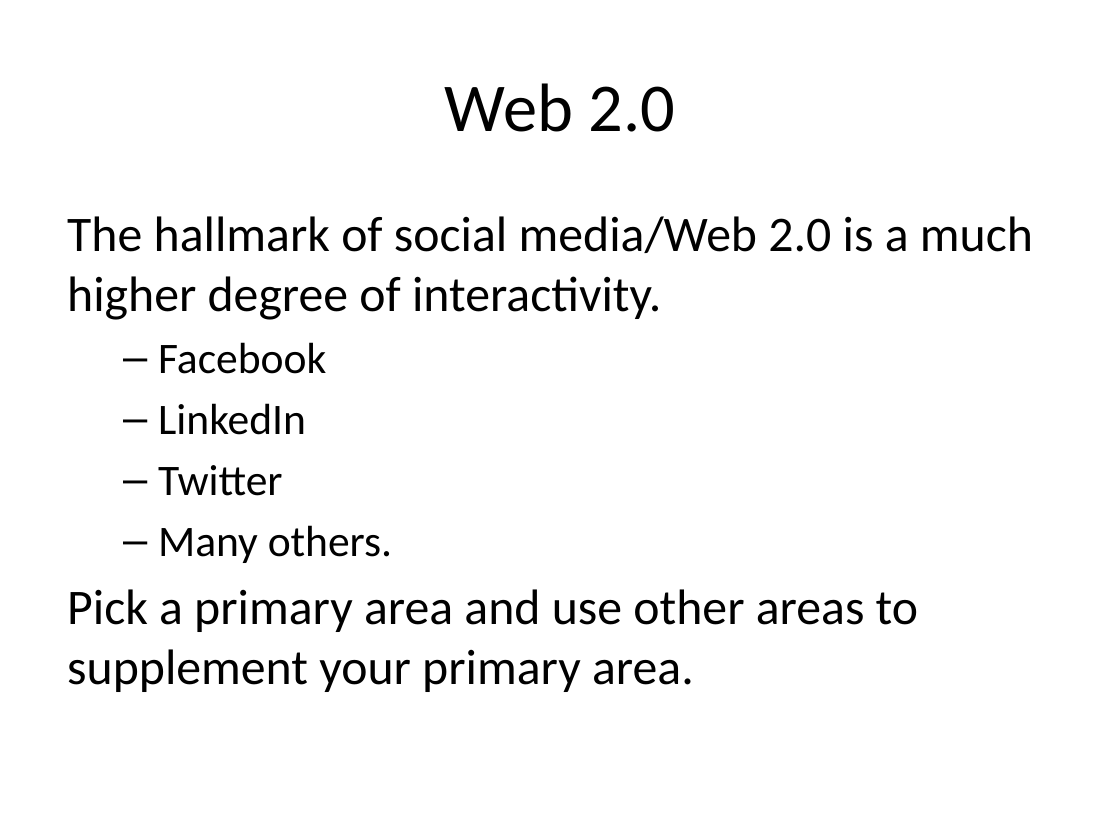
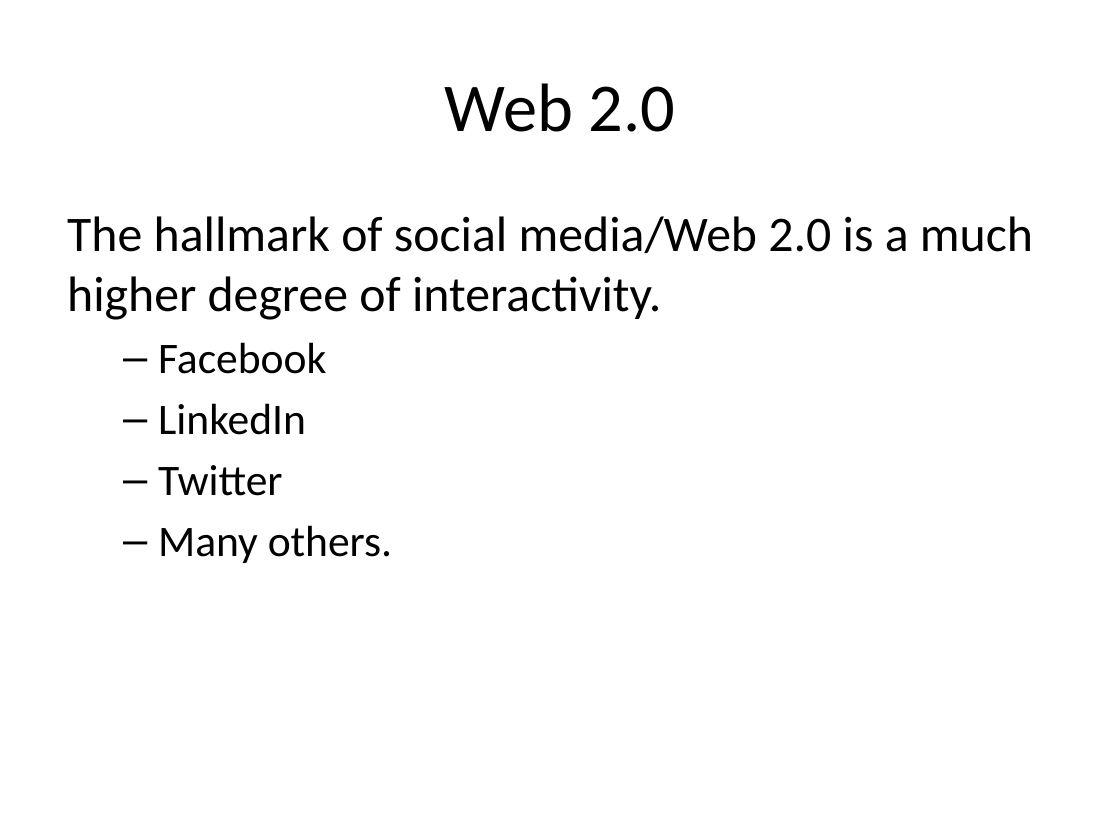
Before and after one commit to pmean/finding-customers, a slide deck: slide 23 of finding-customers.pptx (slide 18 before the commit). Drawn at 1120x840 pixels with LibreOffice and Linux fonts; fonts in the diff are those of the drawing. Boxes give left, top, right and bottom in pixels: in the first picture for what was removed or moved away, otherwise in the second. Text is boxed around its words. In the diff, an @@ line names an element or a change of style, - is before the commit and + after.

```diff
--- a/finding-customers.pptx
+++ b/finding-customers.pptx
@@ text at <box>67,589,918,692</box>: paragraph removed @@
-Pick a primary area and use other areas to supplement your primary area.
```
Also in this commit, not shown: 8 other slides changed, 9 slides added, 1 other file.
